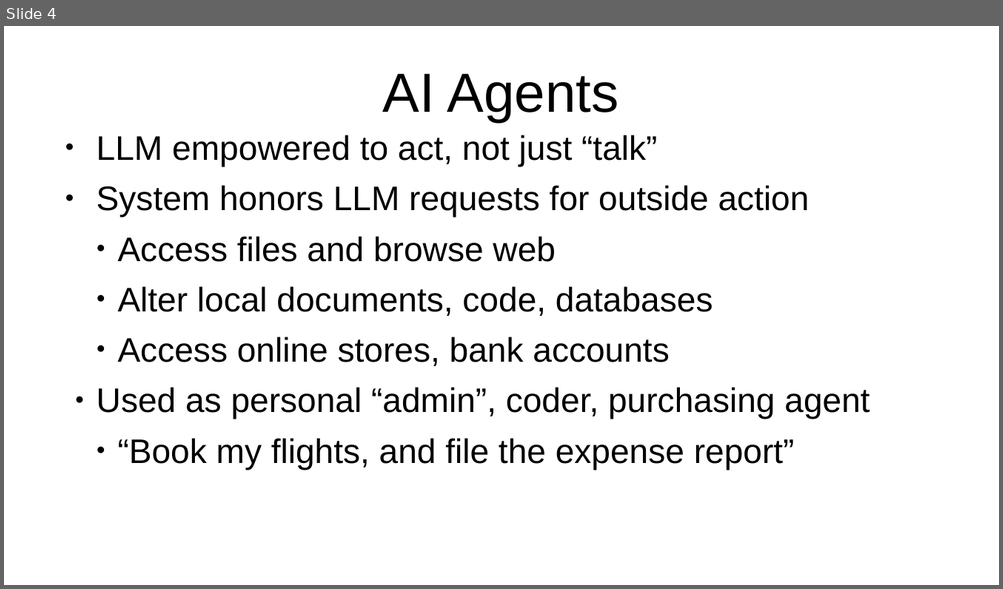
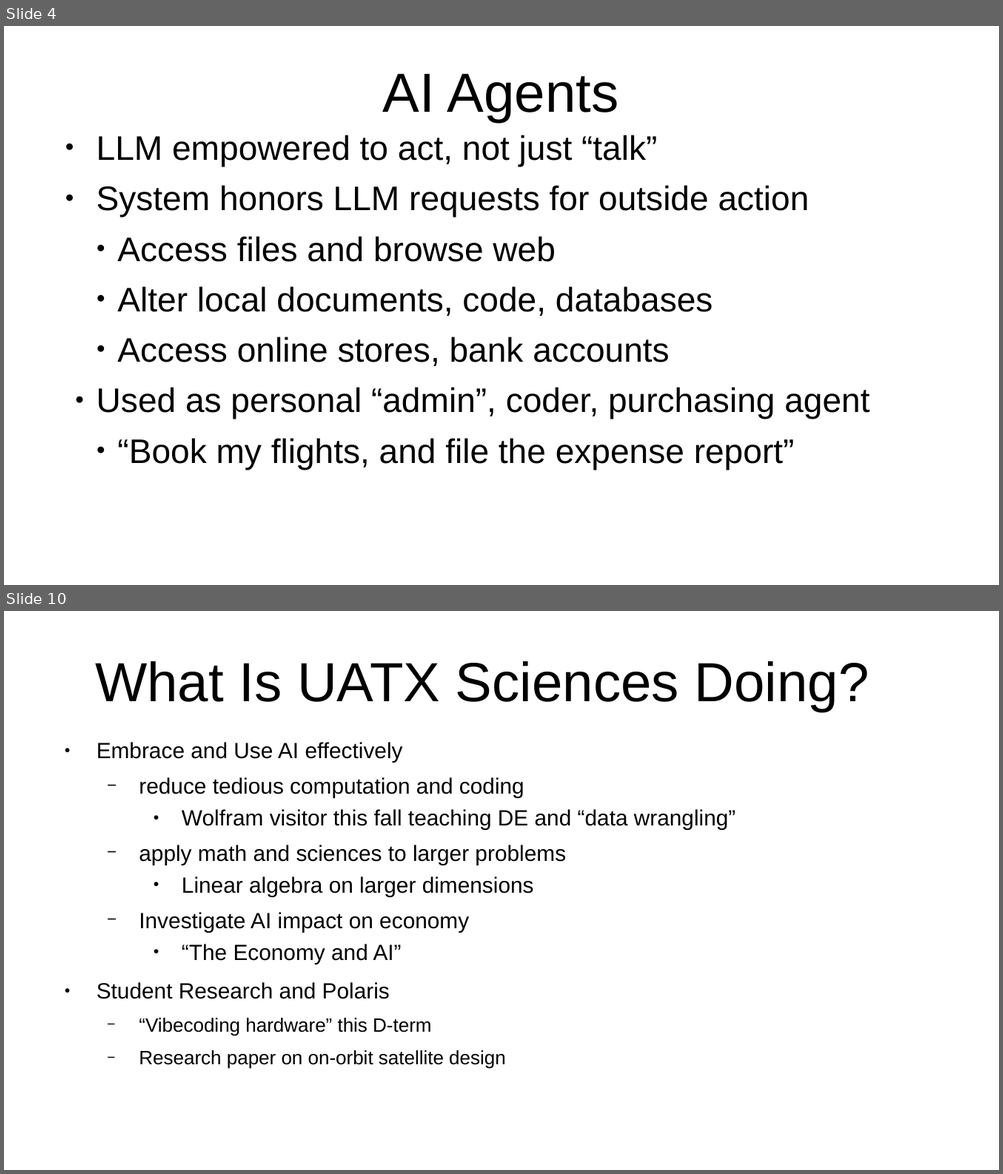
Before and after one commit to ClintStaley/AITalks, a slide deck: UATX/AIUpdate26.pptx. Shown one above the other, each under a label of ours: slide 4 before the commit, slides 4 and 10 after it; the slides between them are not shown. The pictures are 1003x589 and 1003x1174 pixels, drawn with LibreOffice and Linux fonts; fonts in the diff are those of the drawing. Boxes give left, top, right and bottom in pixels: in the first picture for what was removed or moved away, otherwise in the second. Text is boxed around its words. In the diff, an @@ line names an element or a change of style, - is before the commit and + after.

```diff
--- a/UATX/AIUpdate26.pptx
+++ b/UATX/AIUpdate26.pptx
@@ slide 10 added at bbox=[4, 611, 999, 1170], background #FFFFFF @@
@@ title added at bbox=[95, 661, 869, 712], 44 pt, text #000000 @@
+What Is UATX Sciences Doing?
@@ text added at bbox=[96, 742, 735, 1069], 17.6 pt, text #000000 @@
+● Embrace and Use AI effectively
+  − reduce tedious computation and coding
+    ● Wolfram visitor this fall teaching DE and “data wrangling”
+  − apply math and sciences to larger problems
+    ● Linear algebra on larger dimensions
+  − Investigate AI impact on economy
+    ● “The Economy and AI”
+● Student Research and Polaris
+  − “Vibecoding hardware” this D-term
+  − Research paper on on-orbit satellite design
```
Also in this commit, not shown: 6 slides changed, 1 other slide added.
